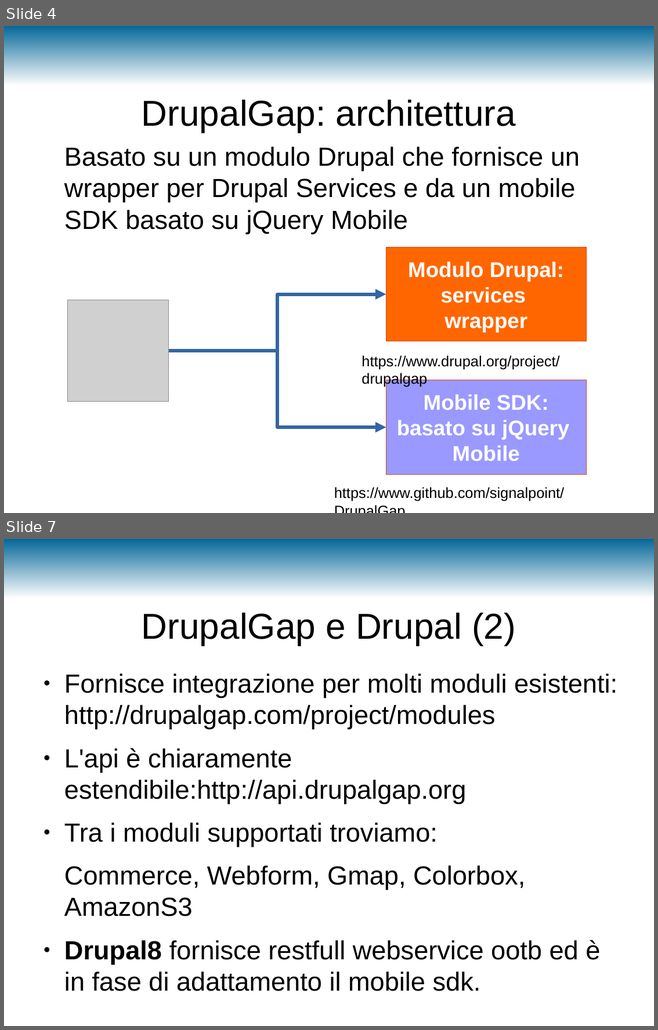
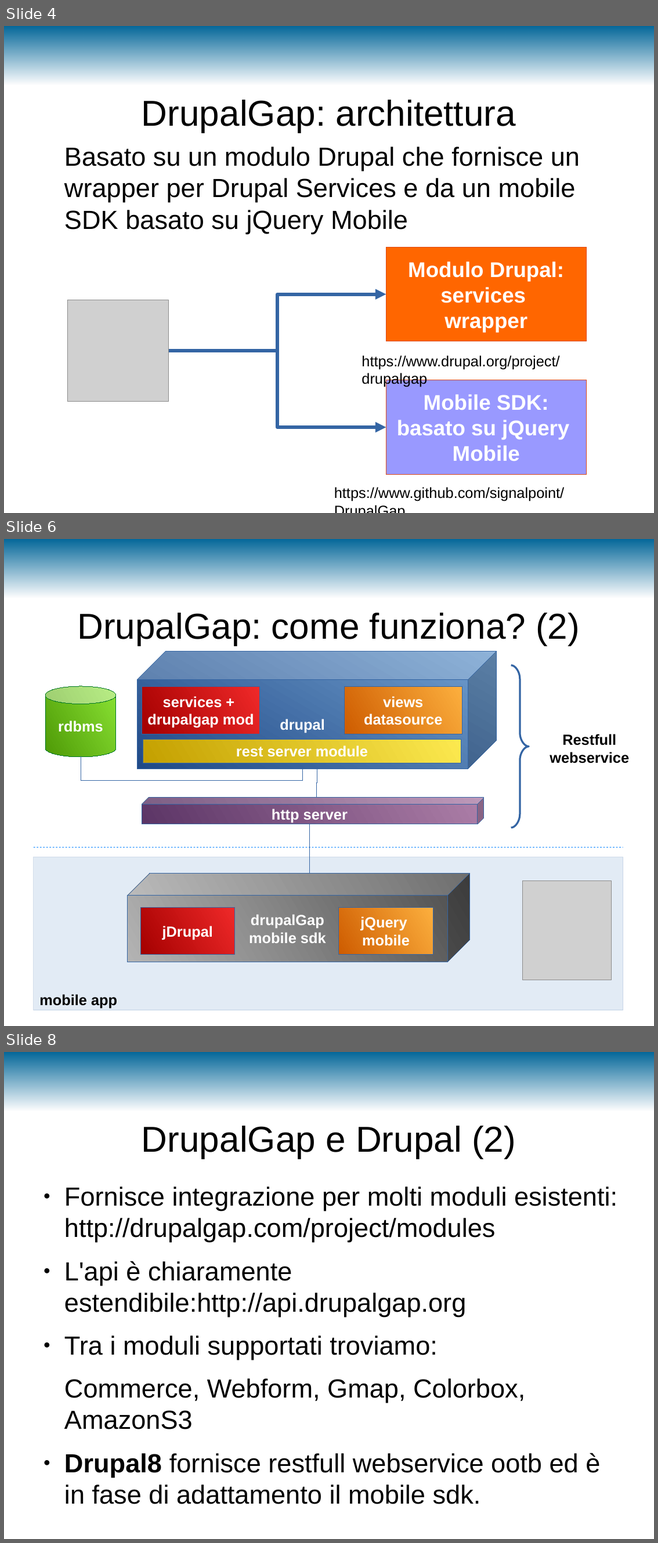
Before and after one commit to m3m3nto/drupalday2015_drupalgap, a slide deck: slide/DDay2015-DrupalGap.odp. Shown one above the other, each under a label of ours: slides 4 and 7 before the commit, slides 4, 6 and 8 after it; the slides between them are not shown. The pictures are 658x1030 and 658x1543 pixels, drawn with LibreOffice and Linux fonts; fonts in the diff are those of the drawing; grey boxes stand for pictures; background and template pictures are left out. Boxes give left, top, right and bottom in pixels: in the first picture for what was removed or moved away, otherwise in the second. Text is boxed around its words. In the diff, an @@ line names an element or a change of style, - is before the commit and + after.

```diff
--- a/slide/DDay2015-DrupalGap.odp
+++ b/slide/DDay2015-DrupalGap.odp
@@ slide 6 added at (4,539,654,1026), background #FFFFFF; not listed: 1 template element that a slide beside it also shows @@
@@ title added at (77,613,579,645), 44 pt, text #000000 @@
+DrupalGap: come funziona? (2)
@@ cube added at (137,651,497,769), fill gradient #204A87 to #729FCF, outline #3465A4 0 pt, 18 pt, text #FFFFFF, bold @@
+drupal
@@ freeform shape added at (511,665,529,828), outline #3465A4 2.3 pt @@
@@ cylinder added at (45,686,116,757), fill gradient #8AE234 to #4E9A06, outline #007826 0 pt, 18 pt, text #FFFFFF, bold @@
+rdbms
@@ rectangle added at (142,687,260,734), fill gradient #EF2929 to #A40000, outline #3465A4 0 pt, 18 pt, text #FFFFFF, bold @@
+services +
+drupalgap mod
@@ rectangle added at (344,687,462,734), fill gradient #FCAF3E to #CE5C00, outline #3465A4 0 pt, 18 pt, text #FFFFFF, bold @@
+views
+datasource
@@ rectangle added at (143,740,462,763), fill gradient #FCE94F to #C4A000, outline #3465A4 0 pt, 18 pt, text #FFFFFF, bold @@
+rest server module
@@ text added at (549,734,629,763), 18 pt, text #000000, bold @@
+Restfull
+webservice
@@ elbow line added from (81, 757) to (302, 769), #3465A4 0 pt @@
@@ elbow line added from (317, 769) to (317, 798), #3465A4 0 pt @@
@@ cube added at (142,798,484,825), fill gradient #AD7FA8 to #5C3566, outline #3465A4 0 pt, 18 pt, text #FFFFFF, bold @@
+http server
@@ elbow line added from (309, 824) to (309, 874), #3465A4 0 pt @@
@@ line added from (34, 848) to (623, 848), #3399FF 0.99 pt @@
@@ rectangle added at (34,857,623,1011), fill #729FCF at 20% opacity, outline #3465A4 0 pt @@
@@ cube added at (128,874,470,962), fill gradient #4C4C4C to #B3B3B3, outline #3465A4 0 pt, 18 pt, text #FFFFFF, bold @@
+drupalGap
+mobile sdk
@@ picture added at (523,881,611,980) @@
@@ rectangle added at (140,907,234,955), fill gradient #EF2929 to #A40000, outline #3465A4 0 pt, 18 pt, text #FFFFFF, bold @@
+jDrupal
@@ rectangle added at (339,907,433,955), fill gradient #FCAF3E to #CE5C00, outline #3465A4 0 pt, 18 pt, text #FFFFFF, bold @@
+jQuery
+mobile
@@ text added at (39,994,117,1008), 18 pt, text #000000, bold @@
+mobile app
@@ what was slide 7 is now slide 8 @@
```
Also in this commit, not shown: 2 slides changed, 6 other files.
